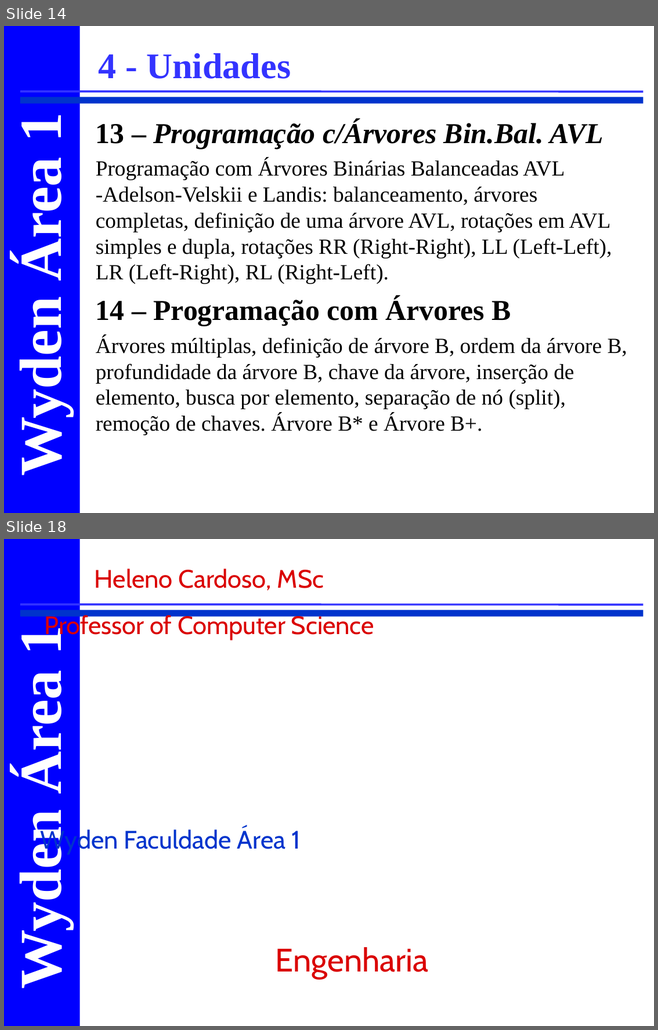
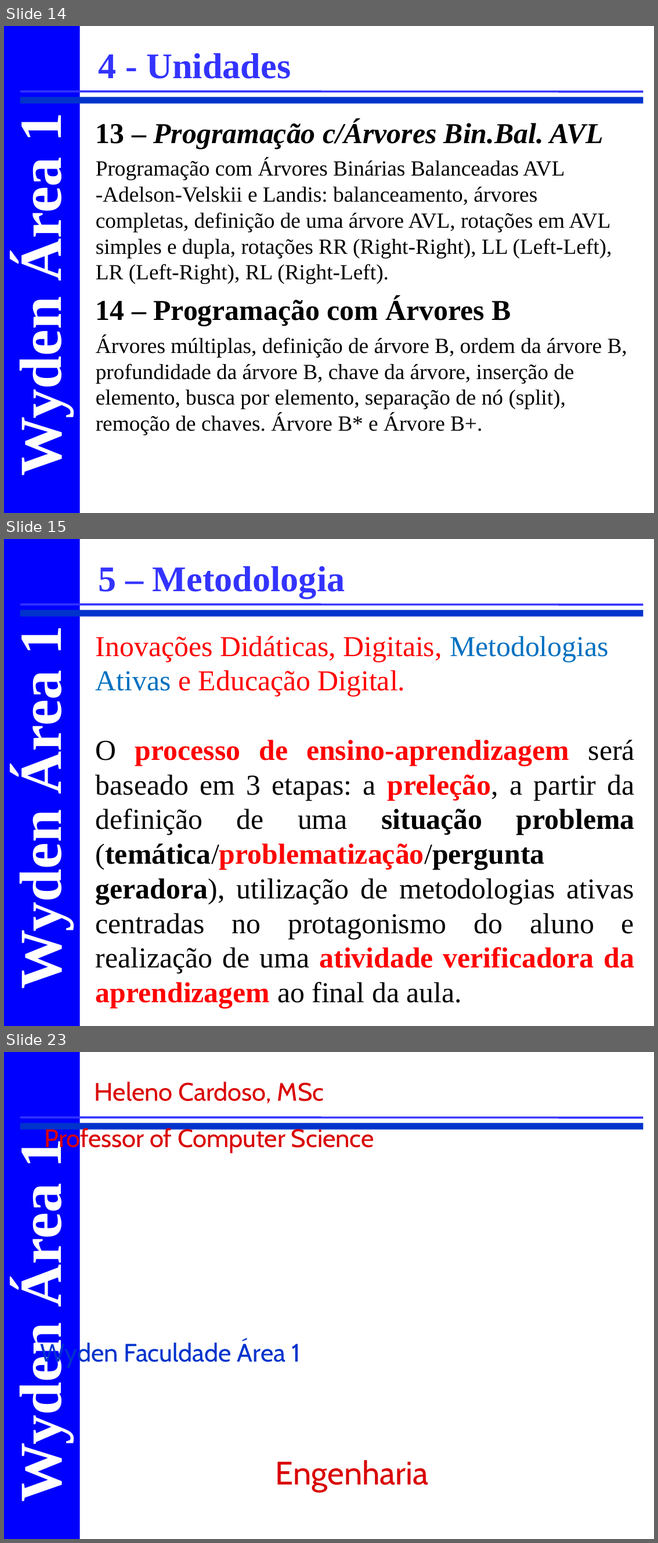
Before and after one commit to CloudEducationBrazil/WydenEstruturaDados, a slide deck: 00 Lesson Plan/Apresentação e Ementa Estrutura de Dados.ppt. Shown one above the other, each under a label of ours: slides 14 and 18 before the commit, slides 14, 15 and 23 after it; the slides between them are not shown. The pictures are 658x1030 and 658x1543 pixels, drawn with LibreOffice and Linux fonts; fonts in the diff are those of the drawing; background and template pictures are left out. Boxes give left, top, right and bottom in pixels: in the first picture for what was removed or moved away, otherwise in the second. Text is boxed around its words. In the diff, an @@ line names an element or a change of style, - is before the commit and + after.

```diff
--- a/00 Lesson Plan/Apresentação e Ementa Estrutura de Dados.ppt
+++ b/00 Lesson Plan/Apresentação e Ementa Estrutura de Dados.ppt
@@ slide 15 added at (4, 539, 654, 1026), background #FFFFFF; not listed: 4 template elements that a slide beside it also shows @@
@@ text added at (99, 566, 344, 598), 40 pt, text #3333FF, bold @@
+5 – Metodologia
@@ text added at (96, 636, 634, 1008), 32 pt, text #000000 @@
+Inovações Didáticas, Digitais, Metodologias Ativas e Educação Digital.
+O processo de ensino-aprendizagem será baseado em 3 etapas: a preleção, a partir da definição de uma situação problema (temática/problematização/pergunta geradora), utilização de metodologias ativas centradas no protagonismo do aluno e realização de uma atividade verificadora da aprendizagem ao final da aula.
@@ what was slide 18 is now slide 23 @@
```
Also in this commit, not shown: 4 slides changed, 5 other slides added, 1 slide removed.
